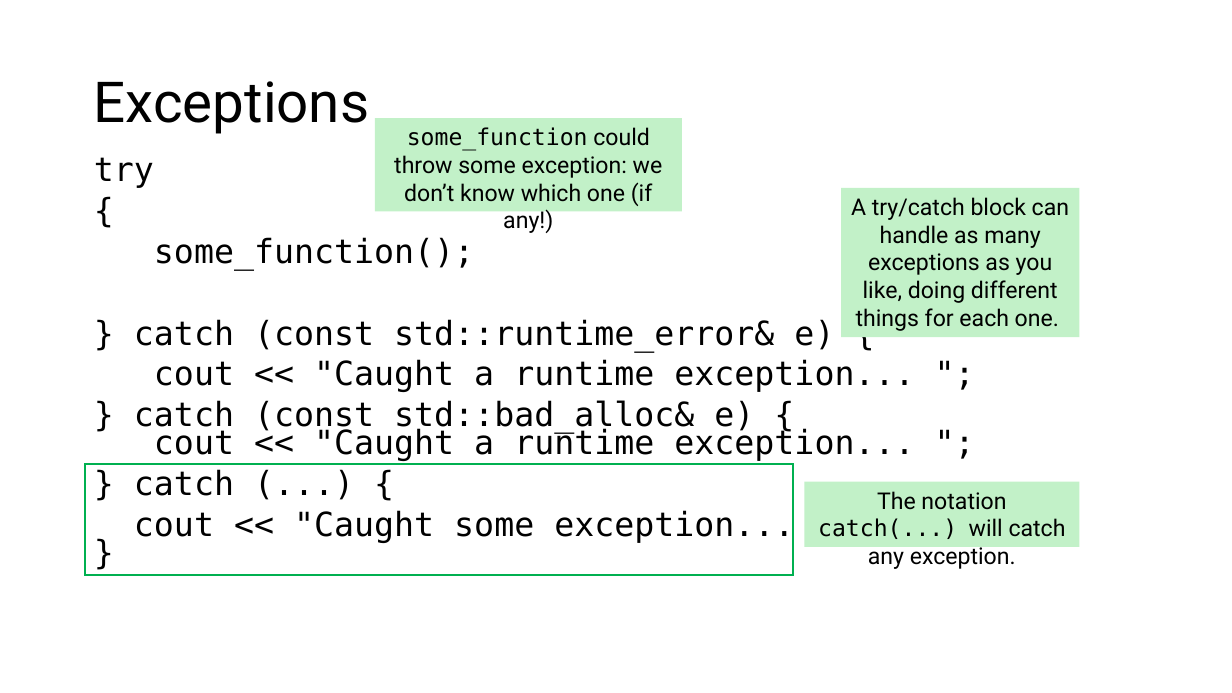
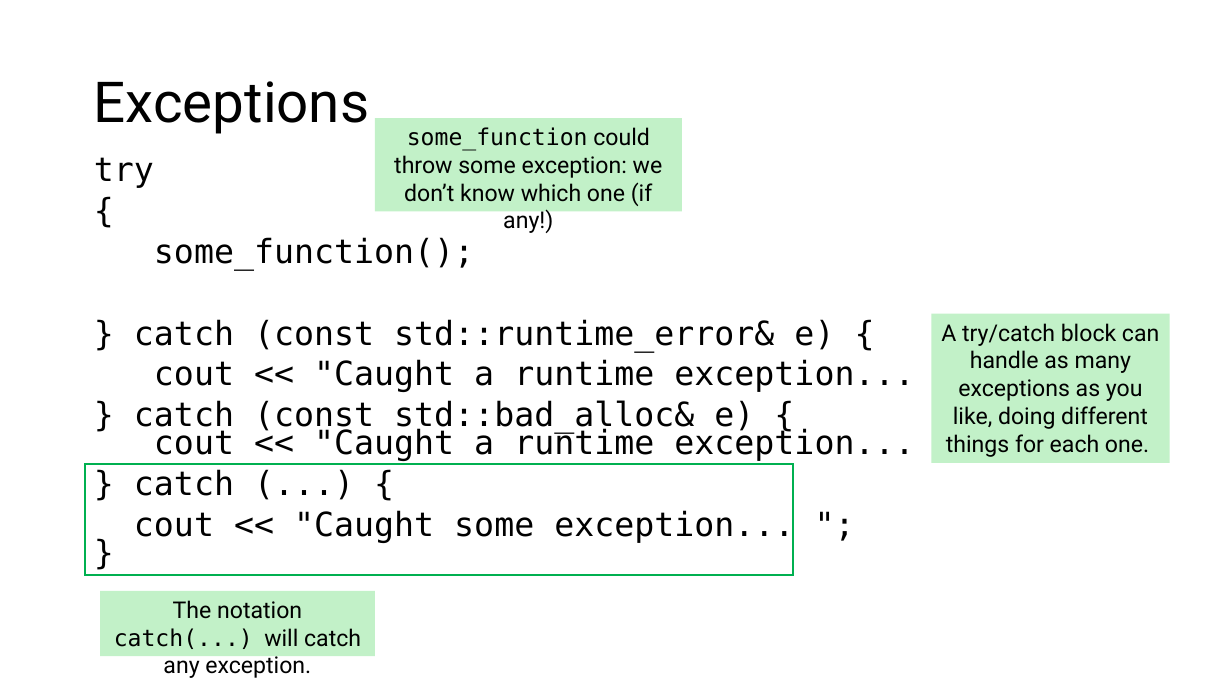
Before and after one commit to tjd1234/cmpt125spring2026, a slide deck: slide 15 of notes/week8/week8.pptx. Drawn at 1232x693 pixels with LibreOffice and Linux fonts; fonts in the diff are those of the drawing. Boxes give left, top, right and bottom in pixels: in the first picture for what was removed or moved away, otherwise in the second. Text is boxed around its words. In the diff, an @@ line names an element or a change of style, - is before the commit and + after.

```diff
--- a/notes/week8/week8.pptx
+++ b/notes/week8/week8.pptx
@@ rectangle "A try/catch block can handle ...": place and size @@
-rectangle "A try/catch block can handle ..." at <box>841,188,1080,337</box>
+rectangle "A try/catch block can handle ..." at <box>932,313,1170,463</box>
@@ rectangle "The notation catch(...) will catch ...": place and size @@
-rectangle "The notation catch(...) will catch ..." at <box>805,482,1080,547</box>
+rectangle "The notation catch(...) will catch ..." at <box>100,591,374,656</box>
```
Also in this commit, not shown: 21 other slides changed, 20 slides added, 6 other files.
